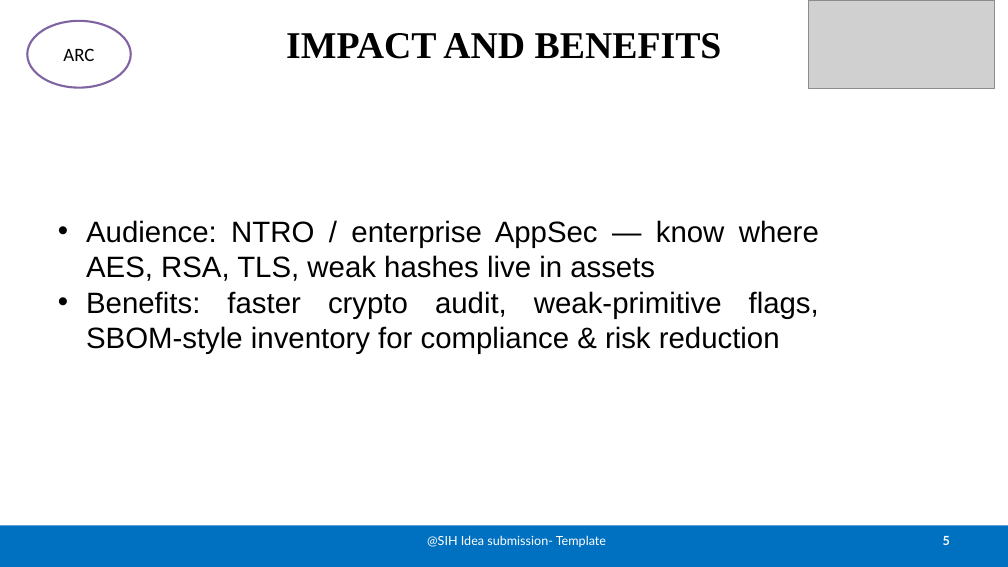
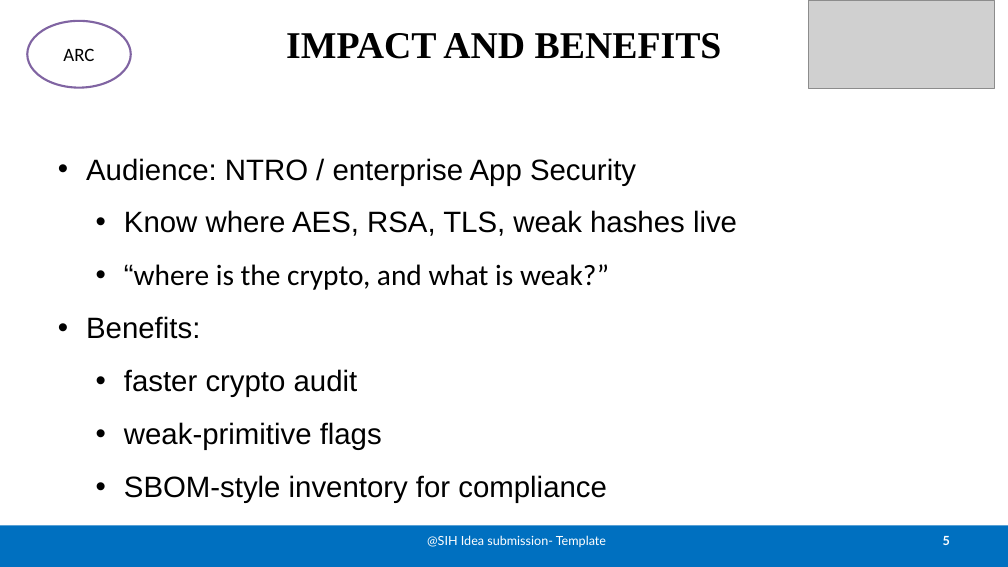
Before and after one commit to tomlin7/ECDAT, a slide deck: slide 5 of public/pitch/SIH26164-ECDAT-Idea-Presentation_2.pptx. Drawn at 1008x567 pixels with LibreOffice and Linux fonts; fonts in the diff are those of the drawing; grey boxes stand for pictures. Boxes give left, top, right and bottom in pixels: in the first picture for what was removed or moved away, otherwise in the second. Text is boxed around its words. In the diff, an @@ line names an element or a change of style, - is before the commit and + after.

```diff
--- a/public/pitch/SIH26164-ECDAT-Idea-Presentation_2.pptx
+++ b/public/pitch/SIH26164-ECDAT-Idea-Presentation_2.pptx
@@ text at (86, 158, 737, 503): text changed @@
-• Audience: NTRO / enterprise AppSec — know where AES, RSA, TLS, weak hashes live in assets
-• Benefits: faster crypto audit, weak-primitive flags, SBOM-style inventory for compliance & risk reduction
+• Audience: NTRO / enterprise App Security
+  • Know where AES, RSA, TLS, weak hashes live
+  • “where is the crypto, and what is weak?”
+• Benefits:
+  • faster crypto audit
+  • weak-primitive flags
+  • SBOM-style inventory for compliance
```
Also in this commit, not shown: 4 other slides changed.
